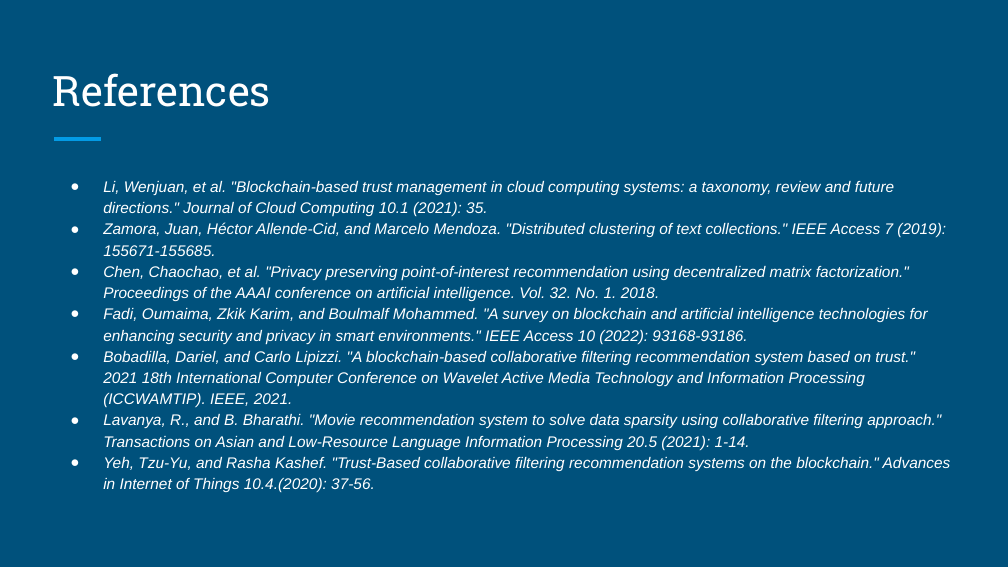
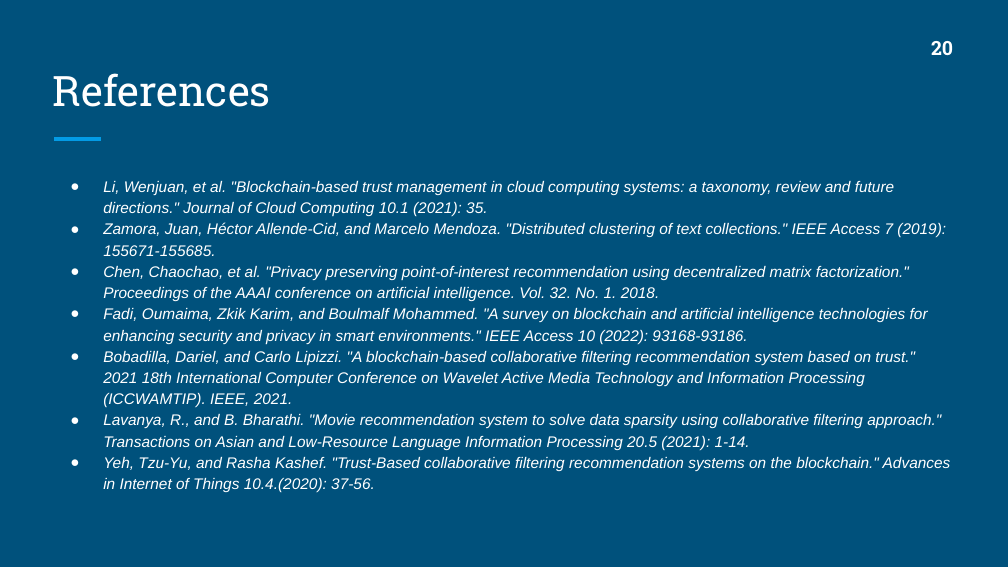
Before and after one commit to sakibrokoni/CSE707, a slide deck: slide 21 of Task 4b/CSE707_Task 4b_Group6.pptx (slide 18 before the commit). Drawn at 1008x567 pixels with LibreOffice and Linux fonts; fonts in the diff are those of the drawing. Boxes give left, top, right and bottom in pixels: in the first picture for what was removed or moved away, otherwise in the second. Text is boxed around its words. In the diff, an @@ line names an element or a change of style, - is before the commit and + after.

```diff
--- a/Task 4b/CSE707_Task 4b_Group6.pptx
+++ b/Task 4b/CSE707_Task 4b_Group6.pptx
@@ text added at (x1=931, y1=41, x2=953, y2=55), 14 pt, text #FFFFFF, bold @@
+20
```
Also in this commit, not shown: 15 other slides changed, 3 slides added, 1 other file.
